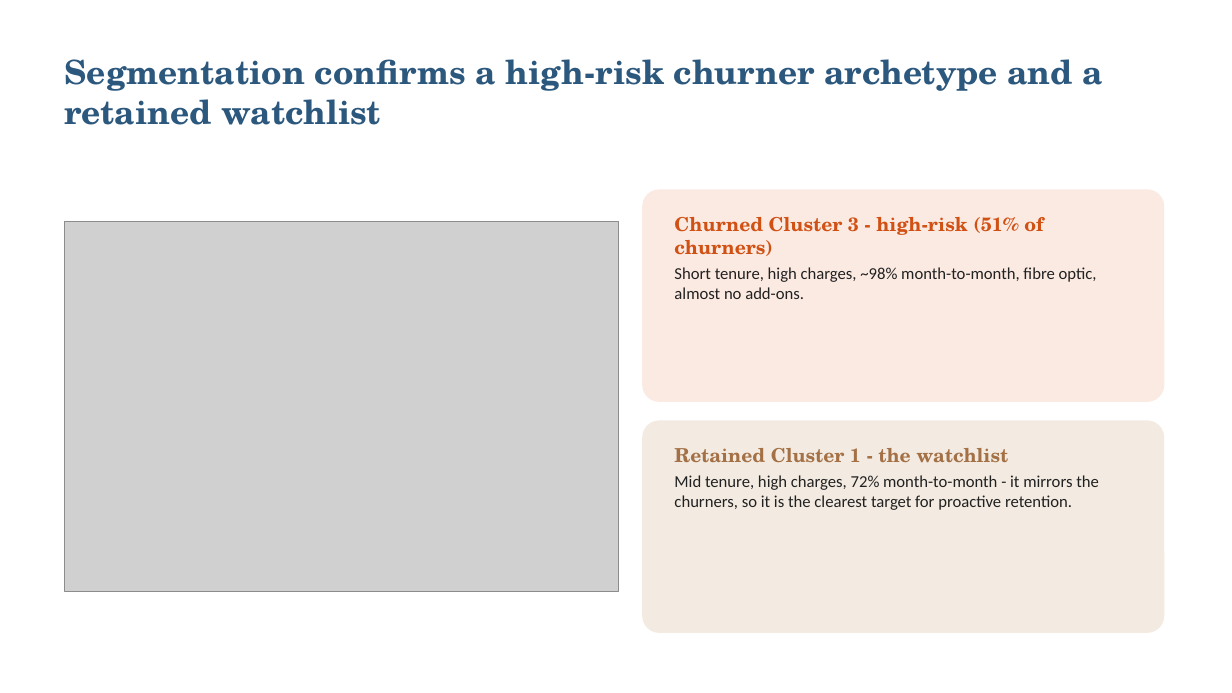
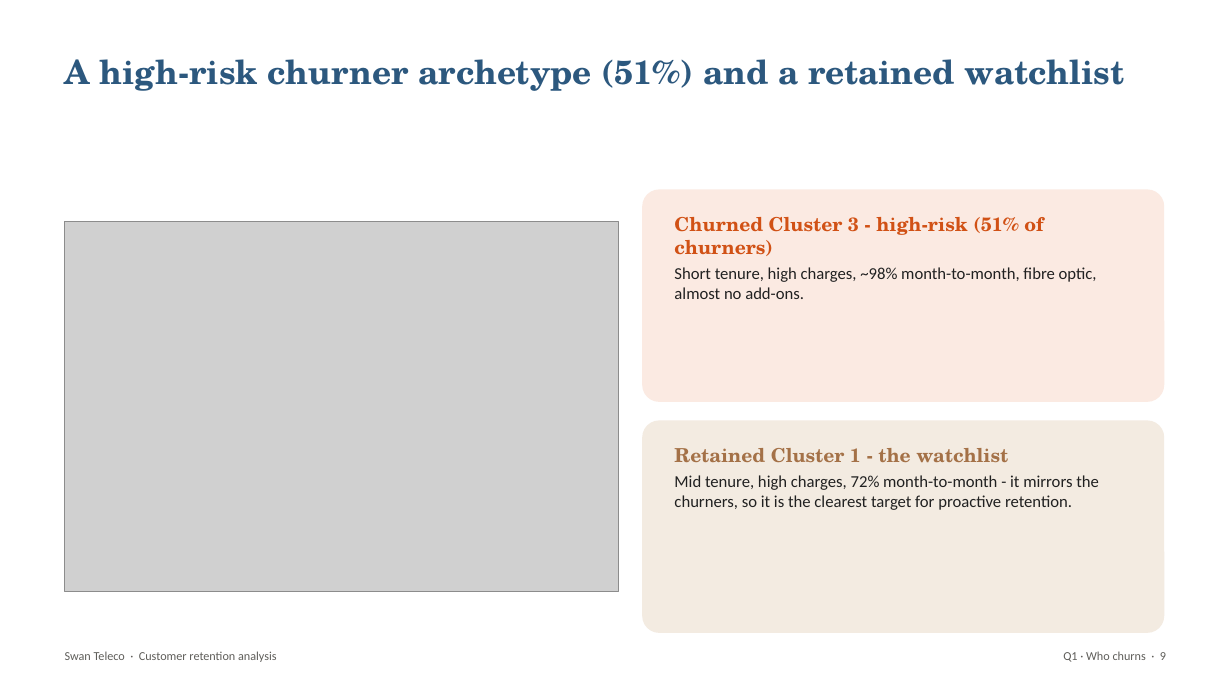
Before and after one commit to Sai-Bolla/SwanTeleco, a slide deck: slide 9 of Swan_Teleco_EDA_Clustering_Deck.pptx (slide 6 before the commit). Drawn at 1232x693 pixels with LibreOffice and Linux fonts; fonts in the diff are those of the drawing; grey boxes stand for pictures. Boxes give left, top, right and bottom in pixels: in the first picture for what was removed or moved away, otherwise in the second. Text is boxed around its words. In the diff, an @@ line names an element or a change of style, - is before the commit and + after.

```diff
--- a/Swan_Teleco_EDA_Clustering_Deck.pptx
+++ b/Swan_Teleco_EDA_Clustering_Deck.pptx
@@ text at [65, 59, 1125, 91]: text changed @@
-Segmentation confirms a high-risk churner archetype and a retained watchlist
+A high-risk churner archetype (51%) and a retained watchlist
@@ text added at [65, 651, 277, 662], 9.5 pt, text #5F5E5A @@
+Swan Teleco · Customer retention analysis
@@ text added at [1063, 651, 1166, 662], 9.5 pt, text #5F5E5A @@
+Q1 · Who churns · 9
```
Also in this commit, not shown: 6 other slides changed, 15 slides added, 2 slides removed, 3 other files.
